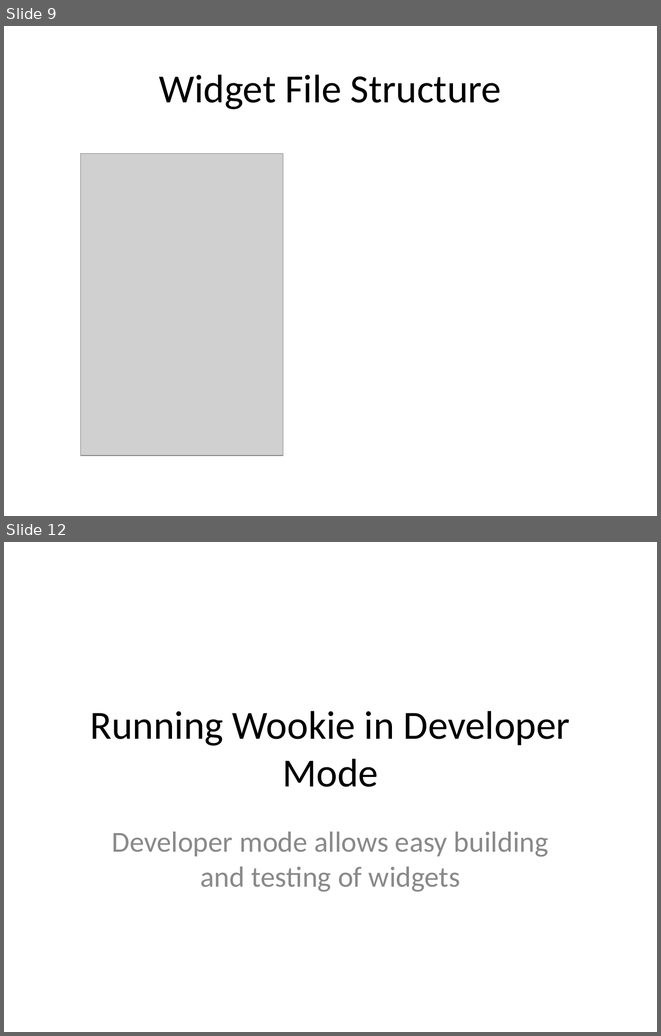
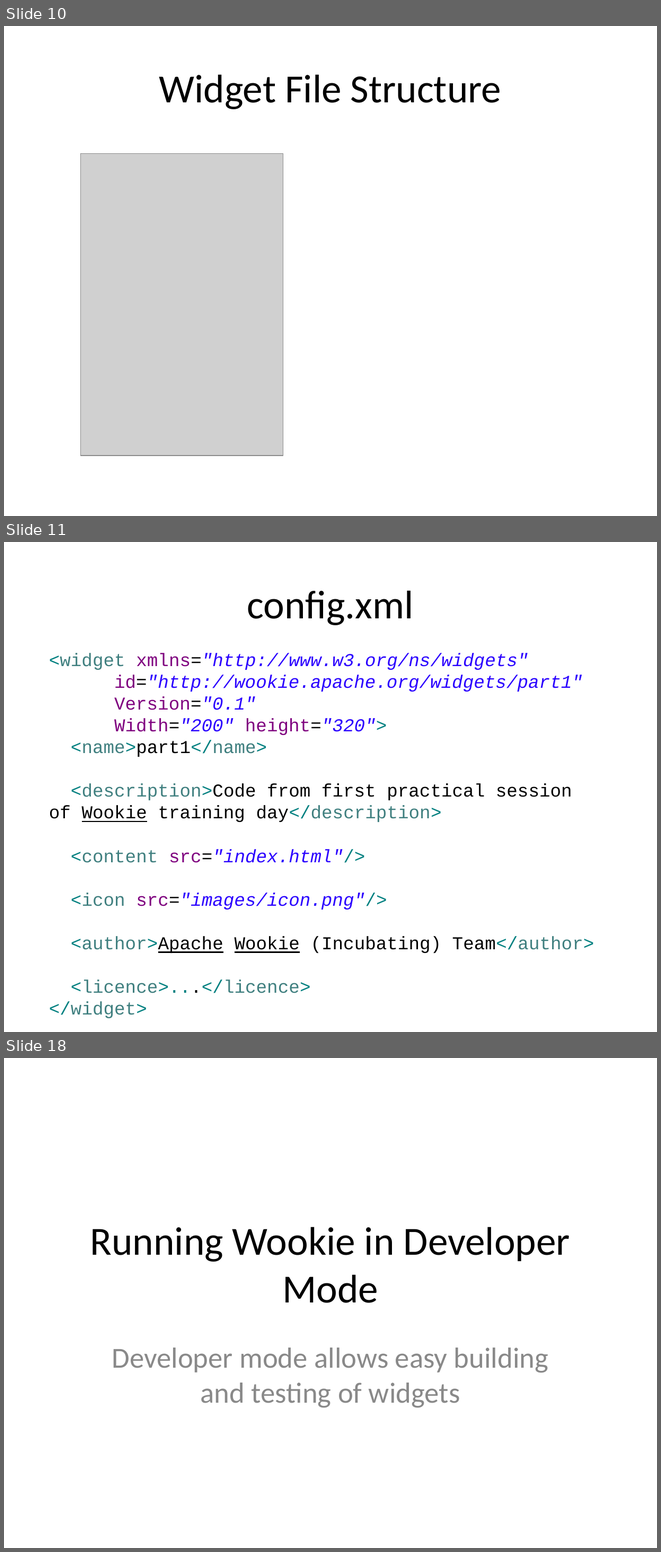
Before and after one commit to ibrahimabdelkhaleq/wooki, a slide deck: tutorials/firstWidget.odp. Shown one above the other, each under a label of ours: slides 9 and 12 before the commit, slides 10, 11 and 18 after it; the slides between them are not shown. The pictures are 661x1036 and 661x1552 pixels, drawn with LibreOffice and Linux fonts; fonts in the diff are those of the drawing; grey boxes stand for pictures. Boxes give left, top, right and bottom in pixels: in the first picture for what was removed or moved away, otherwise in the second. Text is boxed around its words. In the diff, an @@ line names an element or a change of style, - is before the commit and + after.

Commit message:
update to represent the current widget template system

```diff
--- a/tutorials/firstWidget.odp
+++ b/tutorials/firstWidget.odp
@@ slide 11 added at (4,542,657,1032), background #FFFFFF @@
@@ title added at (247,590,414,625), 44 pt, text #000000 @@
+config.xml
@@ text added at (49,653,594,1018), 20 pt, text #2A00FF @@
+<widget xmlns="http://www.w3.org/ns/widgets"
+id="http://wookie.apache.org/widgets/part1"
+Version="0.1"
+Width="200" height="320">
+<name>part1</name>
+<description>Code from first practical session of Wookie training day</description>
+<content src="index.html"/>
+<icon src="images/icon.png"/>
+<author>Apache Wookie (Incubating) Team</author>
+<licence>...</licence>
+</widget>
@@ what was slide 9 is now slide 10 @@
@@ what was slide 12 is now slide 18 @@
```
Also in this commit, not shown: 4 slides changed, 8 other slides added, 3 slides removed.
